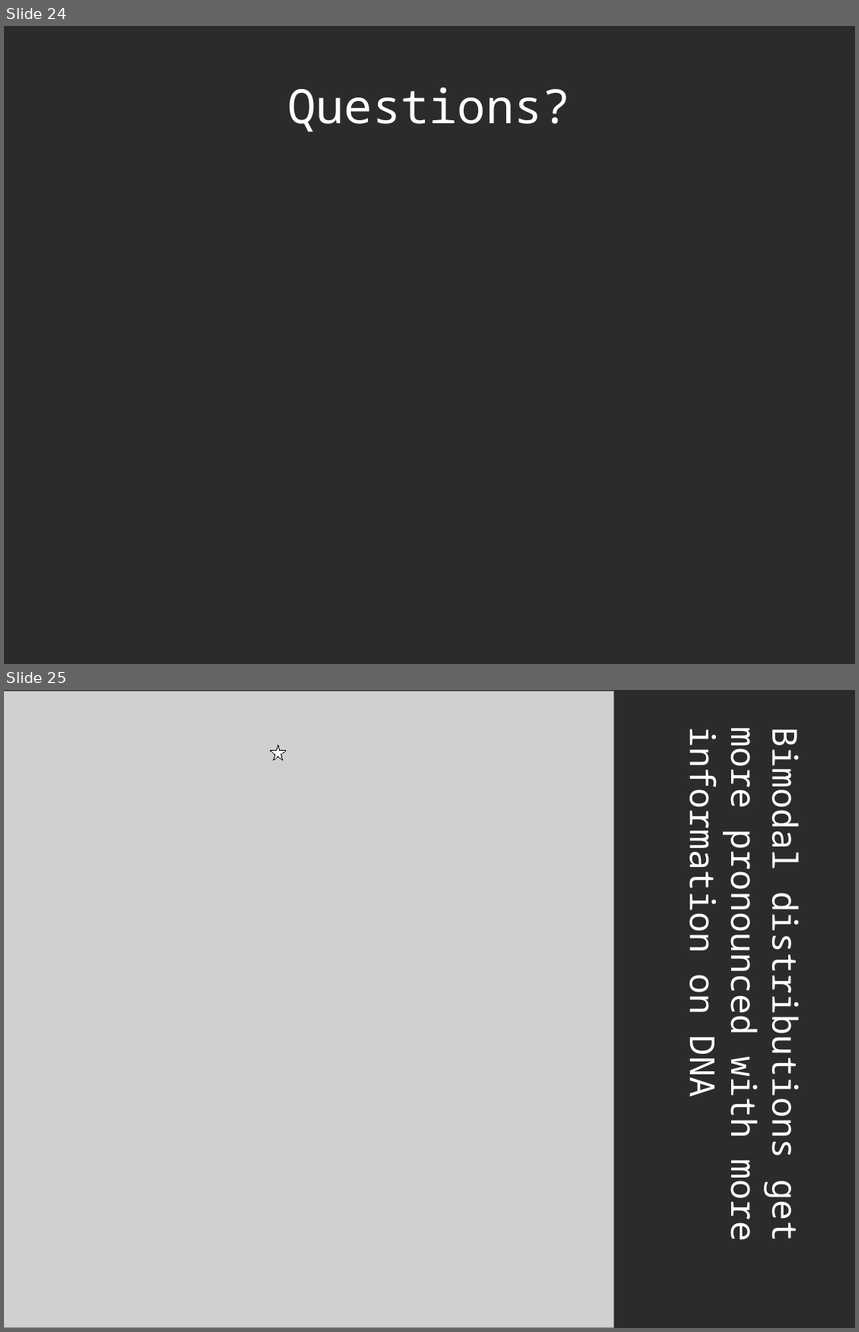
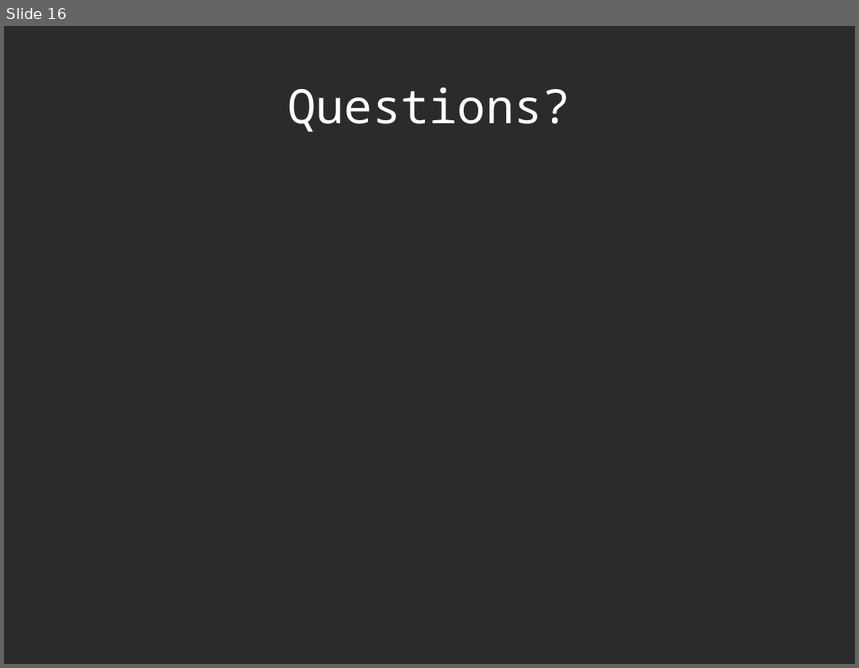
Before and after one commit to richelbilderbeek/Science, a slide deck: Bilderbeek20170213TresMeeting/20170213TresMeeting.odp. Shown one above the other, each under a label of ours: slides 24 and 25 before the commit, slide 16 after it. The pictures are 859x1332 and 859x668 pixels, drawn with LibreOffice and Linux fonts; fonts in the diff are those of the drawing; grey boxes stand for pictures; background and template pictures are left out; a plain dark background stands for a picture behind light text. Boxes give left, top, right and bottom in pixels: in the first picture for what was removed or moved away, otherwise in the second. Text is boxed around its words. In the diff, an @@ line names an element or a change of style, - is before the commit and + after.

```diff
--- a/Bilderbeek20170213TresMeeting/20170213TresMeeting.odp
+++ b/Bilderbeek20170213TresMeeting/20170213TresMeeting.odp
@@ slide 25 removed at box(4, 690, 855, 1328), background picture (left out) @@
@@ picture removed at box(4, 692, 614, 1328) @@
@@ text removed at box(680, 734, 810, 1240) @@
-Bimodal distributions get more pronounced with more information on DNA
@@ star removed at box(271, 745, 286, 760) @@
@@ what was slide 24 is now slide 16 @@
```
Also in this commit, not shown: 1 slide changed, 2 slides added, 10 other slides removed, 11 other files.
